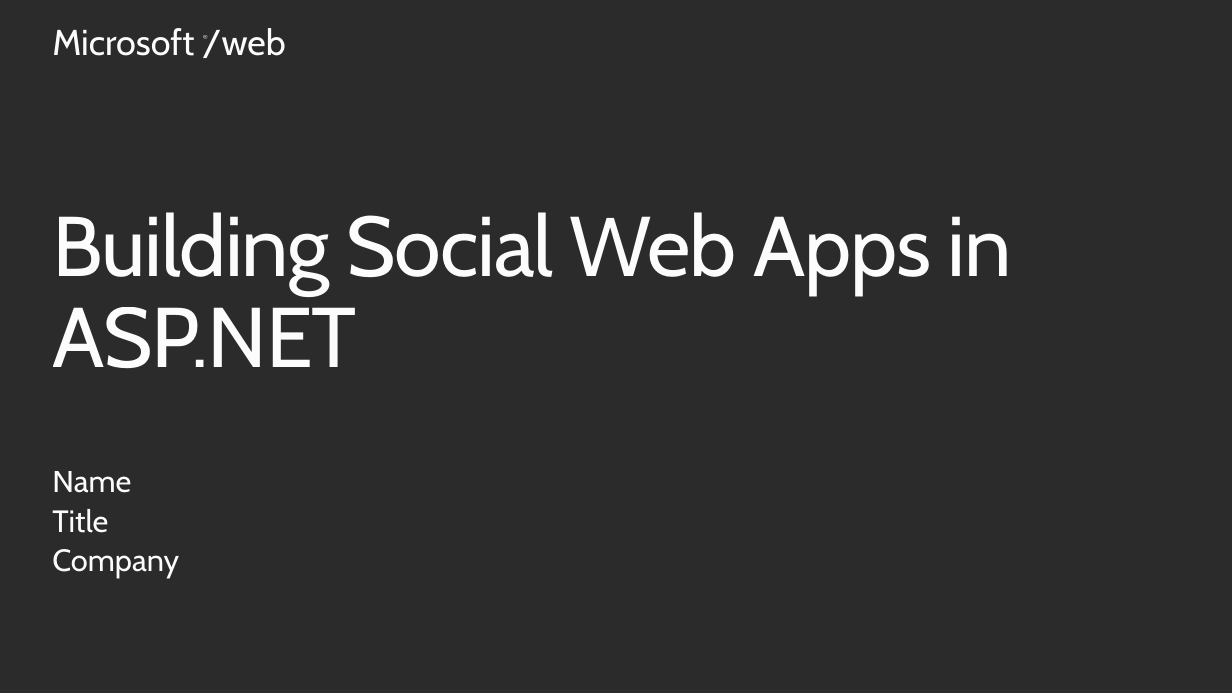
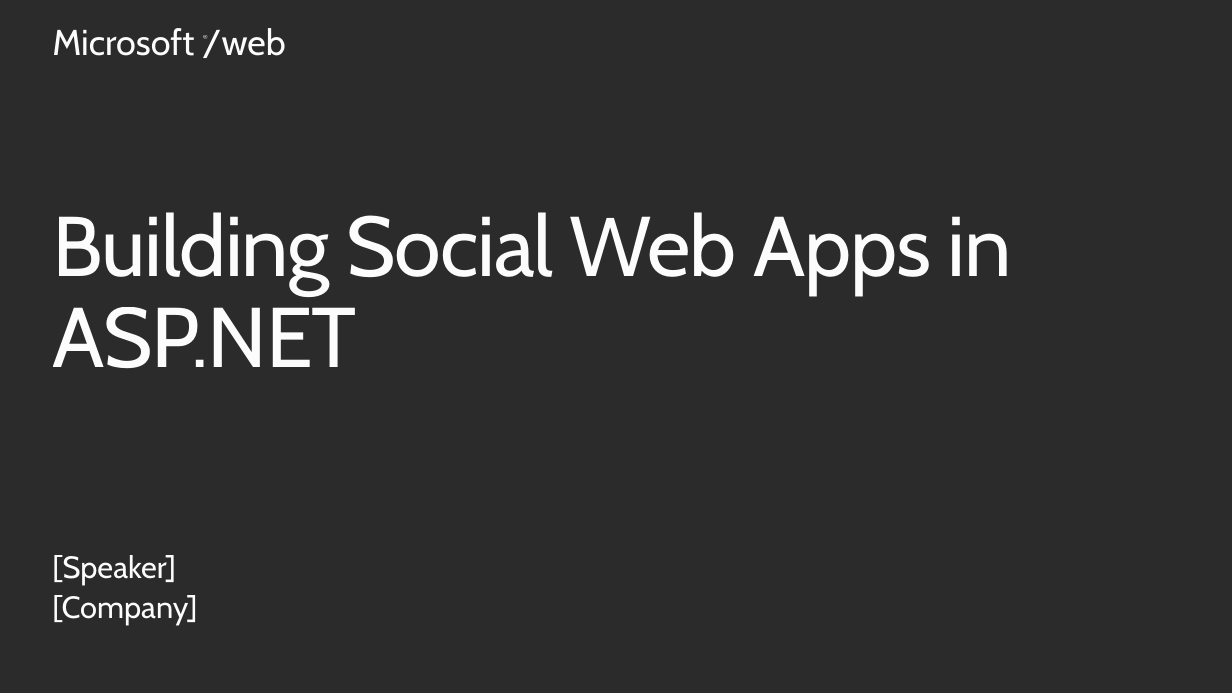
Before and after one commit to Microsoft-Web/PRESENTATION-BuildingSocialWebApps, a slide deck: slide 2 of BuildingSocialWebApps.pptx. Drawn at 1232x693 pixels with LibreOffice and Linux fonts; fonts in the diff are those of the drawing; background and template pictures are left out; a plain dark background stands for a picture behind light text. Boxes give left, top, right and bottom in pixels: in the first picture for what was removed or moved away, otherwise in the second. Text is boxed around its words. In the diff, an @@ line names an element or a change of style, - is before the commit and + after.

```diff
--- a/BuildingSocialWebApps.pptx
+++ b/BuildingSocialWebApps.pptx
@@ text at (x1=52, y1=555, x2=197, y2=625): text changed @@
-Name
-Title
-Company
+[Speaker]
+[Company]
```
Also in this commit, not shown: 2 other slides changed.
